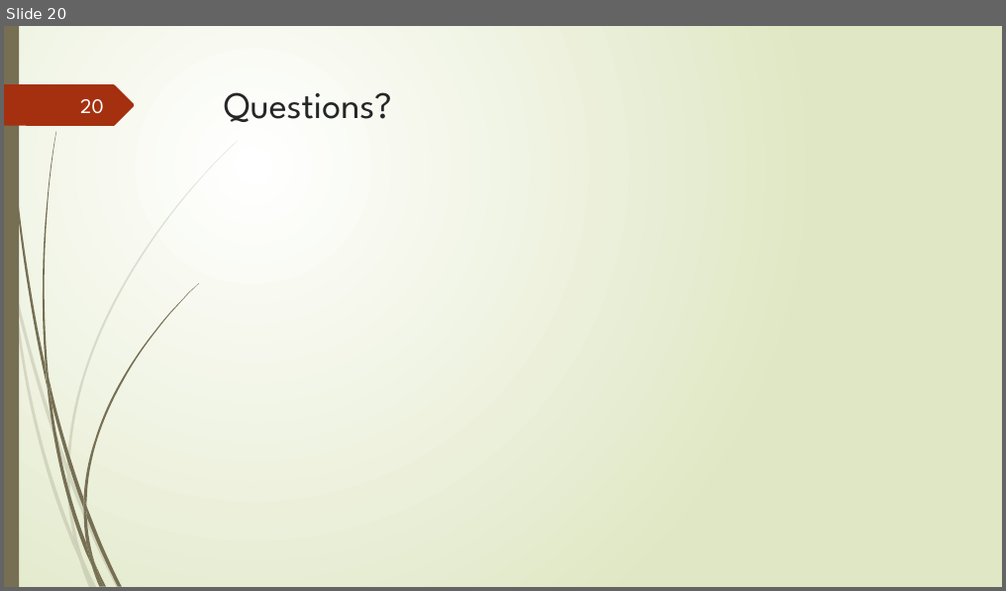
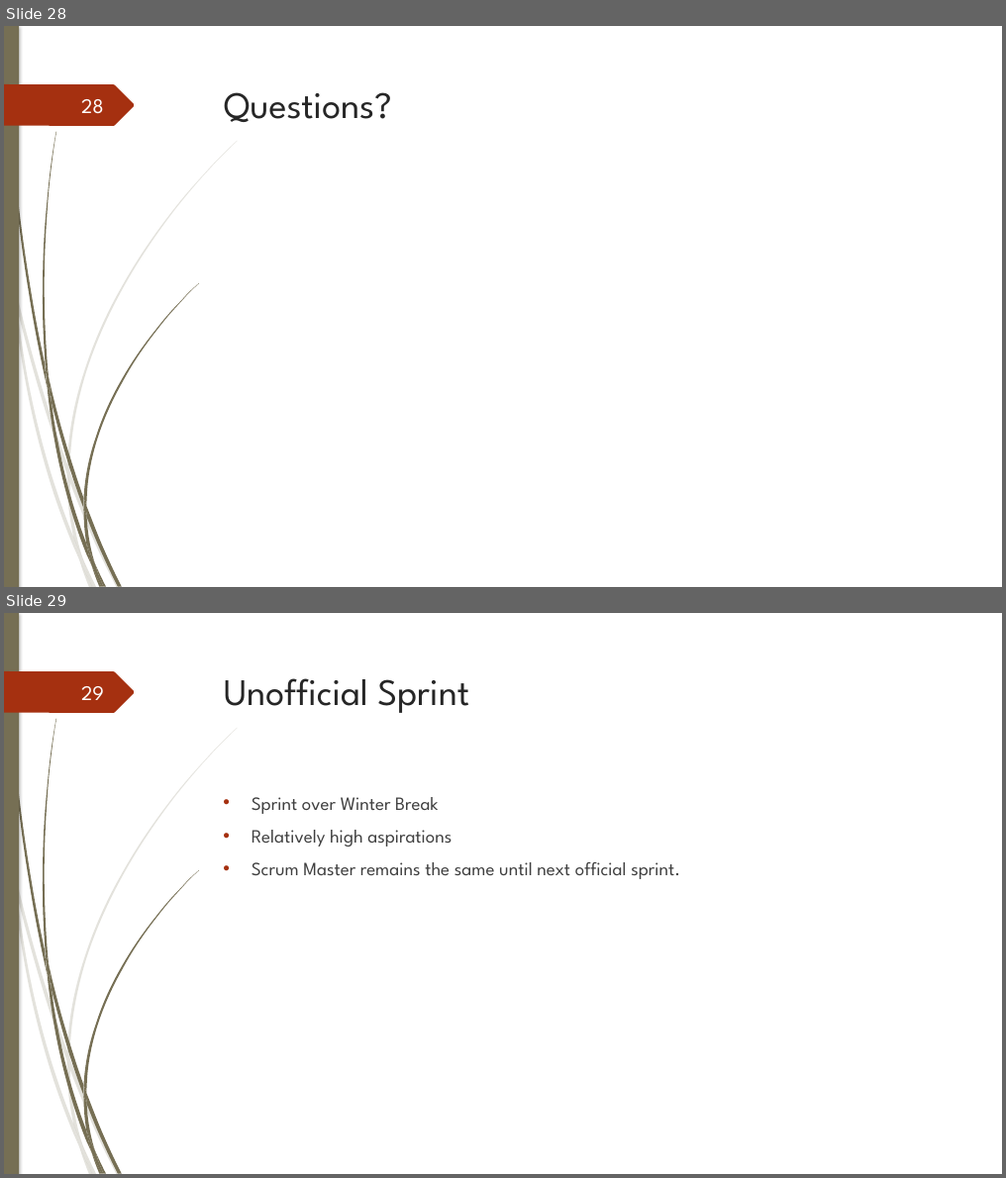
Before and after one commit to junmin-yee/Landmarked, a slide deck: Presentations/Sprint01 ReviewMeeting.pptx. Shown one above the other, each under a label of ours: slide 20 before the commit, slides 28 and 29 after it. The pictures are 1006x591 and 1006x1178 pixels, drawn with LibreOffice and Linux fonts; fonts in the diff are those of the drawing. Boxes give left, top, right and bottom in pixels: in the first picture for what was removed or moved away, otherwise in the second. Text is boxed around its words. In the diff, an @@ line names an element or a change of style, - is before the commit and + after.

Commit message:
Readded My Presentation Contributions
UML Design, Unofficial Sprint, Sprint 2.

```diff
--- a/Presentations/Sprint01 ReviewMeeting.pptx
+++ b/Presentations/Sprint01 ReviewMeeting.pptx
@@ slide 29 added at (4, 613, 1002, 1174), background #FFFFFF; not listed: 24 template elements that a slide beside it also shows @@
@@ page number added at (81, 686, 104, 700), 20 pt, text #FEFFFF @@
+29
@@ text added at (224, 678, 469, 713), 36 pt, text #262626 @@
+Unofficial Sprint
@@ text added at (252, 797, 680, 879), 18 pt, text #404040 @@
+• Sprint over Winter Break
+• Relatively high aspirations
+• Scrum Master remains the same until next official sprint.
@@ what was slide 20 is now slide 28 @@
@@ slide 28 changed as well @@
@@ background gradient #FFFFFF to #DFE8C4 to #FFFFFF @@
@@ rectangle at (4, 26, 19, 587): shadow on @@
@@ outline redrawn in 13 elements at (15, 284, 67, 474), (70, 472, 120, 587), (12, 288, 79, 561), (67, 474, 82, 559), (67, 141, 238, 472), (73, 537, 93, 587), (6, 26, 47, 386), (86, 506, 122, 586), (43, 132, 56, 379), (83, 283, 199, 506), (83, 509, 94, 565), (83, 498, 86, 517), (4, 84, 135, 126) @@
@@ page number at (81, 99, 104, 114): text changed @@
-20
+28
```
Also in this commit, not shown: 22 other slides changed, 8 other slides added, 4 slides removed.
